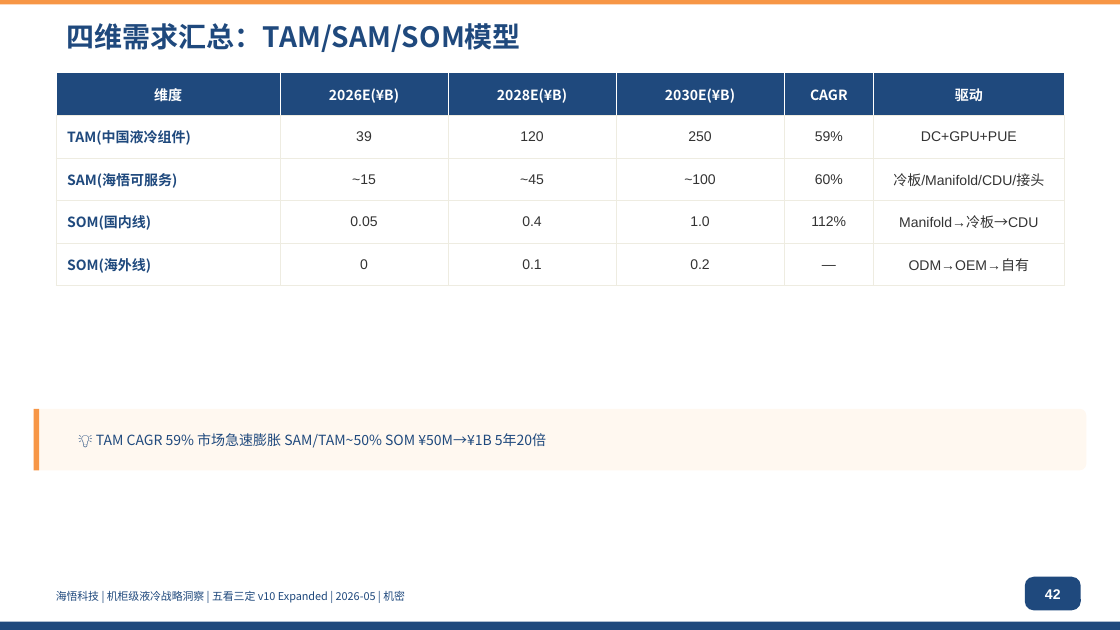
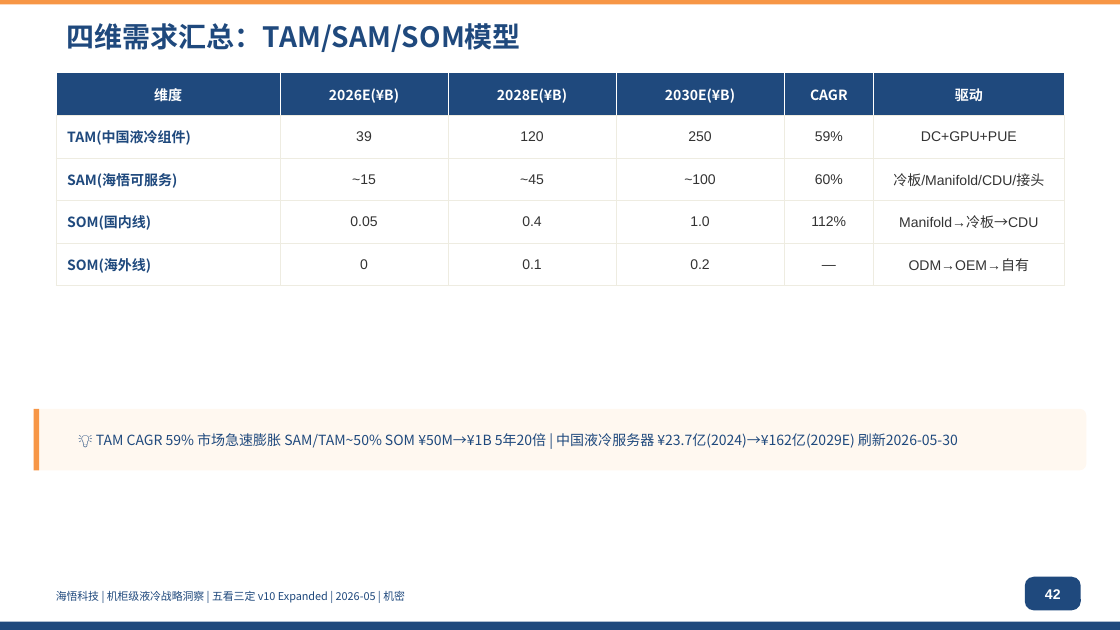
Before and after one commit to marshall9900/liquid-cooling-ecosystem, a slide deck: slide 29 of analysis/liquid-cooling/ppt/v10-compact/output/海悟液冷五看三定-v10-Compact.pptx. Drawn at 1120x630 pixels with LibreOffice and Linux fonts; fonts in the diff are those of the drawing. Boxes give left, top, right and bottom in pixels: in the first picture for what was removed or moved away, otherwise in the second. Text is boxed around its words. In the diff, an @@ line names an element or a change of style, - is before the commit and + after.

Commit message:
feat: PPT双版数据刷新 2026-05-30 — 市场规模/CAPEX/功率/战略框架更新(v10+R4)
v10-compact (11 slides modified):
- s001/s002/s076: 封面+目录+致谢 刷新日期
- s004: GPU功耗表 新增NVL576 600KW+TPU V8 1300W
- s005: 单柜功率峰值 400kW→600kW
- s007: OTT CAPEX $5,000亿→$6,000亿 补充中国液冷市场¥1300亿
- s008: 一看章节源标注刷新
- s013: OTT总结 补充Google TPU V8+Anthropic $36B融资
- s017: 昇腾芯片 insight行补充TPU V8 1300W参考
- s029: TAM/SAM 补充中国液冷服务器$23.7亿→¥162亿
- s031: 全球DC标杆 Google TPU V7→V7/V8 补充融资数据
- s037/s047: 竞争全景+总结 全产业链能力→准入门槛
- s063: 定战略 新增韬(τ)定律+三大催化赛道+黄金窗口
- s075: 核心结论 市场数据刷新+韬定律+三大催化赛道

v9-expanded-r4 (12 slides modified):
- s001/s002/s003/s005/s008: 封面+目录+方法论+市场+章节页 刷新
- s004: GPU功耗表 同v10
- s007: 一看小结 同v10
- s018: OTT总结 同v10 s013
- s022: 昇腾芯片 同v10 s017
- s042: TAM/SAM 同v10 s029
- s044: 全球DC标杆 同v10 s031
- s051: 竞争全景 同v10 s037
- s069: 三看总结 同v10 s047
- s083: 定战略 同v10 s063
- s087: 战略定位深度 三大催化赛道+窗口
- s100: 核心结论 同v10 s075

编译结果: ✅ v10-compact 3.4MB ✅ v9-expanded-r4 4.1MB

```diff
--- a/analysis/liquid-cooling/ppt/v10-compact/output/海悟液冷五看三定-v10-Compact.pptx
+++ b/analysis/liquid-cooling/ppt/v10-compact/output/海悟液冷五看三定-v10-Compact.pptx
@@ text at (96,433,958,448): text changed @@
-💡 TAM CAGR 59% 市场急速膨胀 SAM/TAM~50% SOM ¥50M→¥1B 5年20倍
+💡 TAM CAGR 59% 市场急速膨胀 SAM/TAM~50% SOM ¥50M→¥1B 5年20倍 | 中国液冷服务器 ¥23.7亿(2024)→¥162亿(2029E) 刷新2026-05-30
```
Also in this commit, not shown: 12 other slides changed, 32 other files.
